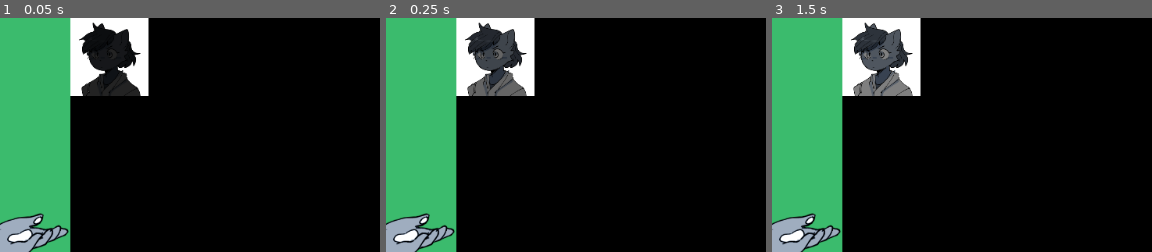
Above: before the commit, frames 1-3 (left to right).
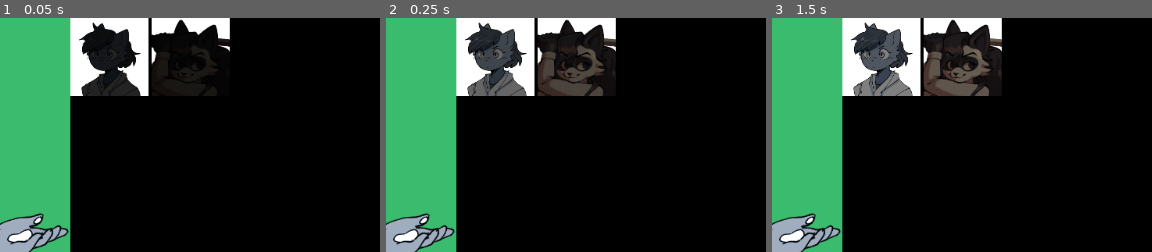
Above: after the commit, the same moments.

Repository: Mike4driver/TheDen
Game: Godot game, scene res://Menu.tscn
Same seed, same stepped clock (60 frames per second), same inputs: the game is played once before the commit and once after it.
Inputs (mouse positions are % of the whole screen's width and height, from its top left):
- Up to frame 1 (0.05 s): no input
- Up to frame 2 (0.25 s): no input
- Up to frame 3 (1.5 s): move the mouse to (71, 45) at 0.52 s; tap Enter at 1.25 s; move the mouse to (26, 55) at 1.27 s
The pictures show only the part of the screen within x 39-89%, y 0-50%; the shares and areas given below are measured in that part.

The runs differ from the first frame. In frame 1, 2.6% of the frame differs, in the area x 39-61%, y 0-34%; in frame 2, 4.1%; in frame 3, 5.2%.

Commit message:
fixed something idk i cant remember what

Diff:
--- a/CharacterPanel.gd
+++ b/CharacterPanel.gd
@@ -11,9 +11,9 @@
 # Called every frame. 'delta' is the elapsed time since the previous frame.
 func _process(delta):
 	H_SMOOTH = lerp(H_SMOOTH, HIDDEN,.1)
-	get_node("Sprite").modulate = Color(H_SMOOTH,H_SMOOTH,H_SMOOTH)
+	get_node(".").get_child(0).modulate = Color(H_SMOOTH,H_SMOOTH,H_SMOOTH)
 	HOVERSMOOTH = lerp(HOVERSMOOTH, 100 + HOVER,0.2)
-	get_node("Sprite").scale = Vector2(HOVERSMOOTH/256,HOVERSMOOTH/256)
+	get_node(".").get_child(0).scale = Vector2(HOVERSMOOTH/256,HOVERSMOOTH/256)
 	pass
 
 func _on_BasePanel_mouse_entered():
--- a/Menu.tscn
+++ b/Menu.tscn
@@ -2,7 +2,7 @@
 
 [ext_resource path="res://ASSETS/Characters/Alina/PINUP1.png" type="Texture" id=1]
 [ext_resource path="res://ASSETS/Characters/Alina/THUMBNAIL.png" type="Texture" id=2]
-[ext_resource path="res://Jumbler.gd" type="Script" id=3]
+[ext_resource path="res://populate.gd" type="Script" id=3]
 [ext_resource path="res://Cursor.gd" type="Script" id=5]
 [ext_resource path="res://CharacterPanel.gd" type="Script" id=6]
 [ext_resource path="res://debug_swoosher.gd" type="Script" id=7]
--- /dev/null
+++ b/populate.gd
@@ -0,0 +1,26 @@
+extends GridContainer
+
+#Alina is a Default character and does not need to be added
+var characters = ["Coni"]
+
+
+func _ready():
+	for character in characters:
+		var panel = Panel.new()
+		panel = get_node(".").get_child(0).duplicate()
+		var oldSprite = panel.get_child(0).duplicate()
+		var sprite = Sprite.new()
+		sprite = oldSprite
+		sprite.texture = load("res://ASSETS/Characters/"+character+"/THUMBNAIL.png")
+
+		for child in panel.get_children():
+			panel.remove_child(child)
+
+		panel.add_child(sprite)
+		get_node(".").add_child(panel)
+		print("Added "+ character)
+
+
+# Called every frame. 'delta' is the elapsed time since the previous frame.
+#func _process(delta):
+#	pass
